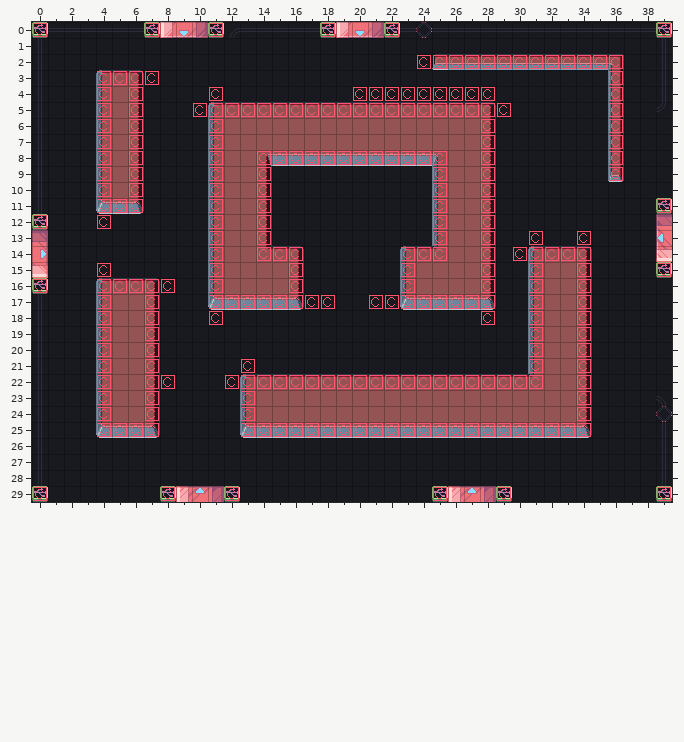
One commit to this Tiled map (JSON): public/maps/level3.json. The picture above is the old version.
Cells are 16x16 px. Shown: x 0..39, y 0..29.
The same view after the edit:
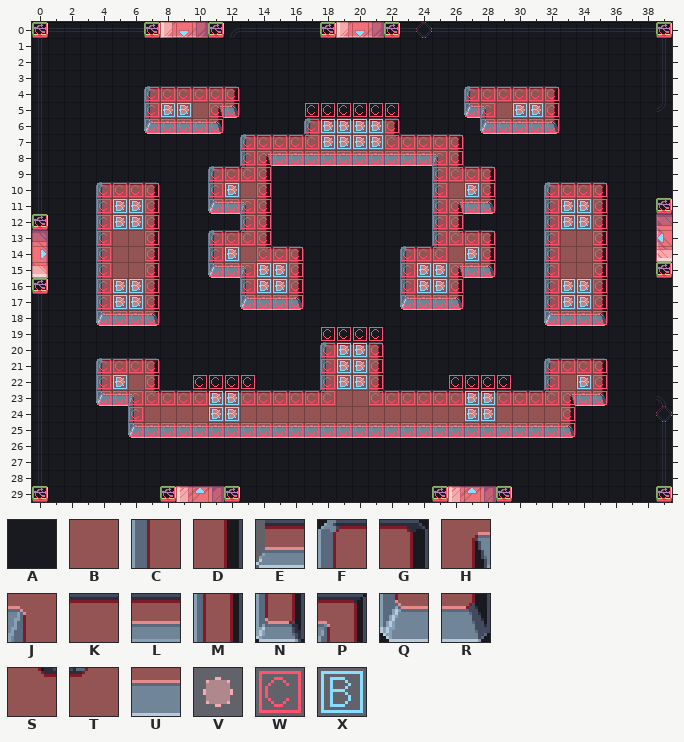
Key: from "level3_tiles": A 1, B 2, C 3, D 4, E 9, F 17, G 18, H 19, J 20, K 21, L 22, M 23, N 24, P 26, Q 33, R 34, S 35, T 36, U 37, V 55, W 144, X 145.
_ is an empty cell.
Tiles replaced or removed in this view: A, B, C, D, E, F, G, K, L, M, N, P, Q, R, T, U, W.
The edit:
Changed rows in their new state; . is an unchanged cell.
Layer "base":
first column x 4:
 2 ......................AAAAAAAAAAA
 3 AAA.............................A
 4 AAAFKKKKG..............FKKKKG...A
 5 AAACBBBHRAAAAAAAAAAAAAAQJBBBD...A
 6 AAAQUUURAAAAAFKKKKGAAAAAQUUUR...A
 7 AAA....AAFKKKT....SKKKGAA.......A
 8 AAA....AAC............DAA.......A
 9 AAA....FKT............SKG........
10 FKKG........................FKKG.
11 CBBD...QUJ............HUR...CBBD.
12 CBBD...AAC............DAA...CBBD.
13 CBBD...FKT............SKG...CBBD.
14 CBBD.......................ACBBD.
15 CBBD...QUJ............HUR..AC.BD.
16 CBBD...AAC............DAA..AC.BD.
17 .......AAQ............RAA..AC.BD.
18 QUUR.......................AQUUR.
19 AAAA.......................AAAA..
20 AAAA..........FKKG.........AAAA..
21 FKKG..........CBBD.........AFKKG.
22 .........AAAAACBBDAAAAAAAAAAC.BD.
23 QUJSKKKKKKKKKKT..SKKKKKKKKKKTHUR.
24 AACBBBBBBB...................DA..
25 AAQUUUUUUU...................RA..
Layer "above1":
first column x 25:
 2 _
first column x 36:
 9 _
Layer "above2":
first column x 5:
 5 ...VV....................VV...
 6 .............VVVV.............
 7 .............VVVV.............
10 .......V..............V.......
11 VV..........................VV
12 VV..........................VV
14 .......V..............V.......
15 .........VV........VV.........
16 VV.......VV........VV.......VV
17 VV..........................VV
20 ..............VV..............
21 ..............VV..............
22 V.............VV.............V
23 ......VV..............VV......
24 ......VV..............VV......
Layer "collide":
first column x 4:
 2 ...................._____________
 3 ____............................_
 4 _._WWWW.W......._______..WWWW..._
 5 _._WXX_..____......____.._XXW..._
 6 _._WWWW......WXXXXW......WWWW..._
 7 _._...._.WWWWWXXXXWWWWW._......._
 8 _._...._.W............W._......._
 9 _._.....WW............WW........_
10 .W.W....X..............X....WWWW.
11 .XXW....WW............WW....WXXW.
12 .XXW..._.W............W._...WXXW.
13 W..W....WW............WW..._W._W.
14 W..W....X..............X..__.__W.
15 ...W....WWXX........XXWW..._W._W.
16 .XX._.._.WXX........XXW._.._WXXW.
17 .XX....__....__..__....__.._WXXW.
18 .WW...._................_.._WW.W.
19 _.._..........WWWW........._.._..
20 _.._..........WXXW........._.._..
21 .WW......_....WXXW........._WW.W.
22 .X.._.WW..____.XX.____....__W.XW.
23 .WW.WWWXX.WWWWW..WWWWWWXXWWWWW.W.
24 _.W_...XX_.............XX....W_..
25 __..WWWWW....................._..
Pixel boxes of the changes (left, top, right, bottom) in both pictures:
changed: (96, 54, 624, 438)
